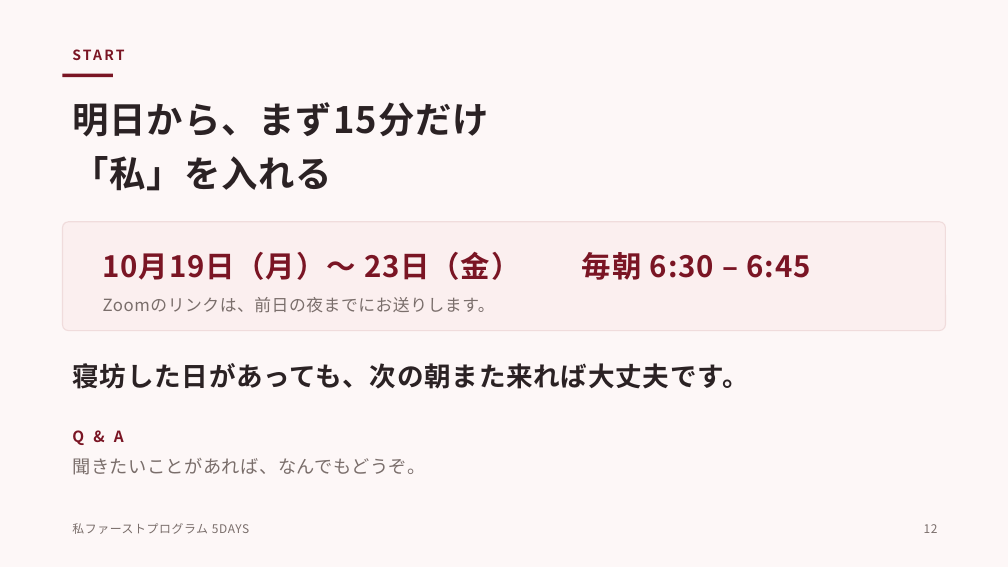
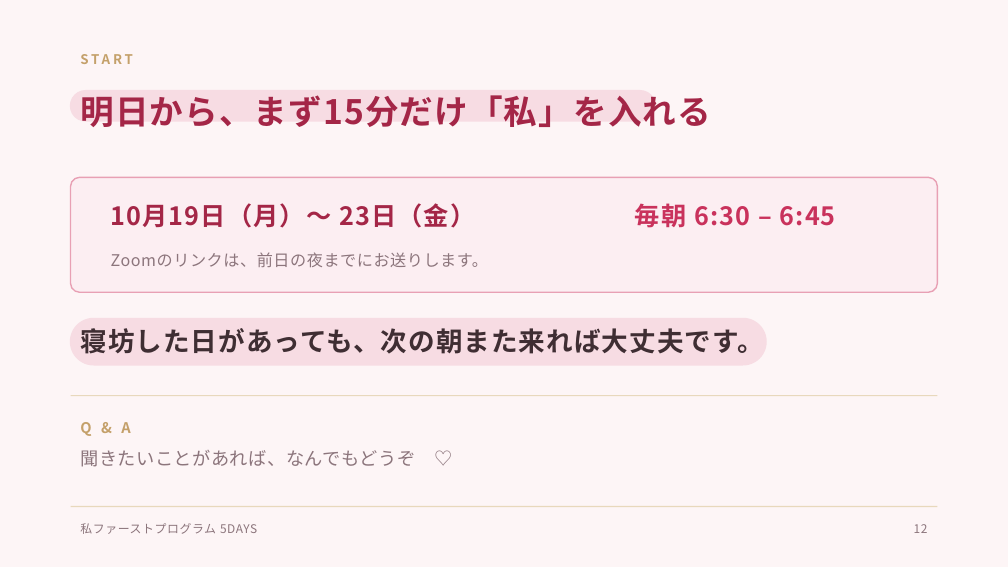
Before and after one commit to shiori0823/shiorin-trainer, a slide deck: slide 12 of jv-5days/deck/5days-kickoff.pptx. Drawn at 1008x567 pixels with LibreOffice and Linux fonts; fonts in the diff are those of the drawing. Boxes give left, top, right and bottom in pixels: in the first picture for what was removed or moved away, otherwise in the second. Text is boxed around its words. In the diff, an @@ line names an element or a change of style, - is before the commit and + after.

```diff
--- a/jv-5days/deck/5days-kickoff.pptx
+++ b/jv-5days/deck/5days-kickoff.pptx
@@ background #FDF7F7 to #FDF5F6 @@
@@ text "START": place and size @@
-text "START" at (62,42,950,69)
+text "START" at (80,54,132,64)
@@ text "START" at (80,54,132,64): size 10 to 9.5 pt, text colour #7A1524 to #C4A06A, letter spacing 1.6 to 2 pt @@
@@ rectangle removed at (62,74,113,78) @@
@@ rounded rectangle added at (71,91,655,121), fill #F7DCE3, outline #F7DCE3 1 pt @@
@@ text at (80,95,711,127): text changed; size 26 to 24 pt; text colour #2B2224 to #A42647 @@
-明日から、まず15分だけ
-「私」を入れる
+明日から、まず15分だけ「私」を入れる
@@ rounded rectangle: place and size @@
-rounded rectangle at (62,222,946,331)
+rounded rectangle at (71,177,937,292)
@@ rounded rectangle at (71,177,937,292): fill #FBEFEF to #FCEEF2; outline #F0DCDC 0.8 pt to #E8A0B4 1 pt; proportions changed @@
@@ text at (111,203,475,228): text changed; size 21 to 18 pt; text colour #7A1524 to #A42647 @@
-10月19日（月）〜 23日（金） 毎朝 6:30 – 6:45
+10月19日（月）〜 23日（金）
@@ text added at (635,203,836,227), 18 pt, text #C9325C, bold @@
+毎朝 6:30 – 6:45
@@ text "Zoomのリンクは、前日の夜までにお送りします。": place and size @@
-text "Zoomのリンクは、前日の夜までにお送りします。" at (103,297,495,312)
+text "Zoomのリンクは、前日の夜までにお送りします。" at (111,252,488,267)
@@ text "Zoomのリンクは、前日の夜までにお送りします。" at (111,252,488,267): size 12 to 11.5 pt, text colour #7A6E6B to #8C757C @@
@@ text "寝坊した日があっても、次の朝また来れば大丈夫です。": place and size @@
-text "寝坊した日があっても、次の朝また来れば大丈夫です。" at (72,363,749,389)
+text "寝坊した日があっても、次の朝また来れば大丈夫です。" at (80,328,763,354)
@@ text "寝坊した日があっても、次の朝また来れば大丈夫です。" at (80,328,763,354): text colour #2B2224 to #3F2E33, letter spacing 0.6 to 0.8 pt @@
@@ rounded rectangle added at (71,319,766,365), fill #F7DCE3, outline #F7DCE3 1 pt @@
@@ text "Q & A": place and size @@
-text "Q & A" at (72,430,124,445)
+text "Q & A" at (80,422,130,436)
@@ text "Q & A" at (80,422,130,436): size 11 to 10.5 pt, text colour #7A1524 to #C4A06A, letter spacing 2 to 2.2 pt @@
@@ rectangle added at (71,395,937,396), fill #E8D8BC @@
@@ text at (80,450,415,467): text changed; text colour #7A6E6B to #8C757C @@
-聞きたいことがあれば、なんでもどうぞ。
+聞きたいことがあれば、なんでもどうぞ ♡
@@ rectangle added at (71,506,937,507), fill #E8D8BC @@
@@ text "私ファーストプログラム 5DAYS" at (80,523,257,534): text colour #7A6E6B to #8C757C @@
@@ text "私ファーストプログラム 5DAYS": place and size @@
-text "私ファーストプログラム 5DAYS" at (72,523,249,534)
+text "私ファーストプログラム 5DAYS" at (80,523,257,534)
@@ text "12": place and size @@
-text "12" at (924,524,938,533)
+text "12" at (914,524,928,533)
@@ text "12" at (914,524,928,533): text colour #7A6E6B to #8C757C @@
```
Also in this commit, not shown: 11 other slides changed, 5 other files.
